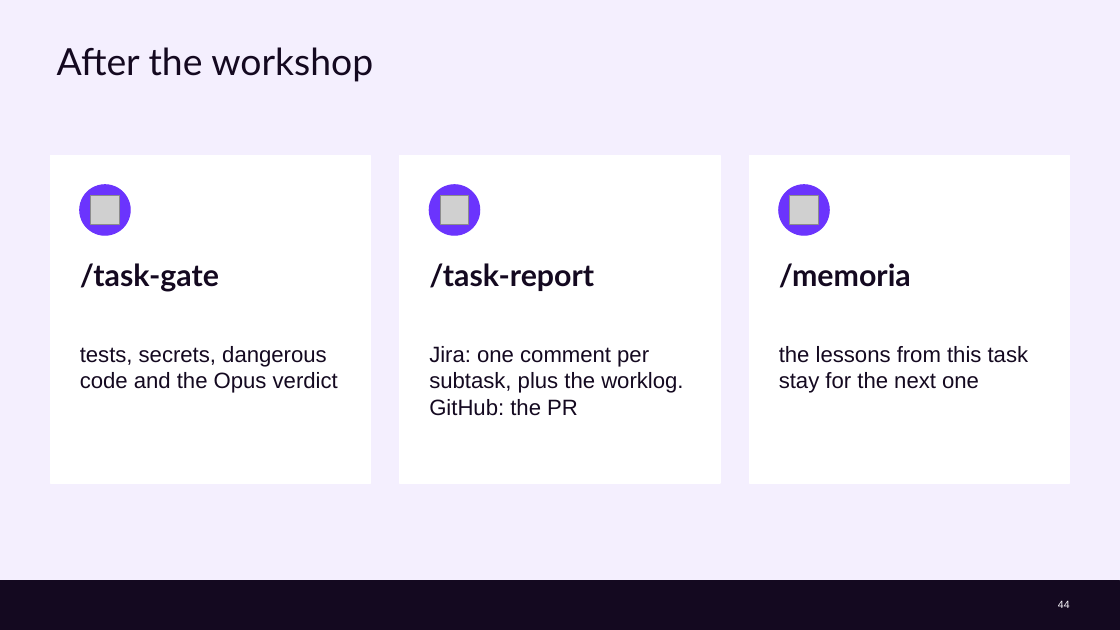
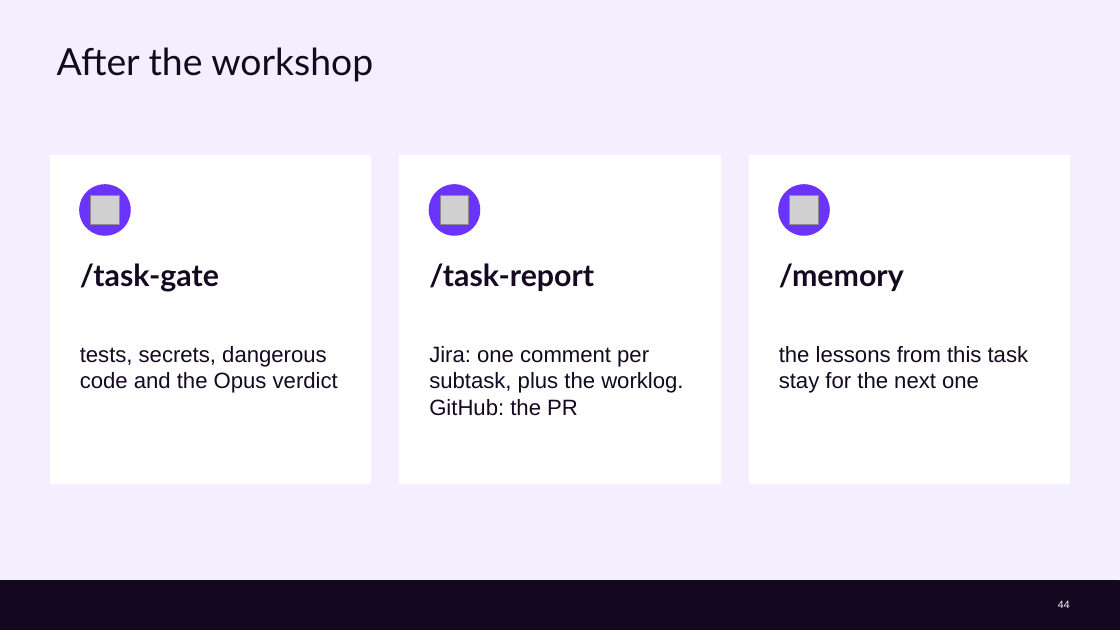
Before and after one commit to cx-guilherme-pinto/workshop-claude, a slide deck: slide 44 of slides/workshop.en.pptx. Drawn at 1120x630 pixels with LibreOffice and Linux fonts; fonts in the diff are those of the drawing; grey boxes stand for pictures; background and template pictures are left out. Boxes give left, top, right and bottom in pixels: in the first picture for what was removed or moved away, otherwise in the second. Text is boxed around its words. In the diff, an @@ line names an element or a change of style, - is before the commit and + after.

```diff
--- a/slides/workshop.en.pptx
+++ b/slides/workshop.en.pptx
@@ text at (779, 263, 904, 291): text changed @@
-/memoria
+/memory
```
Also in this commit, not shown: 11 other slides changed, 35 other files.
